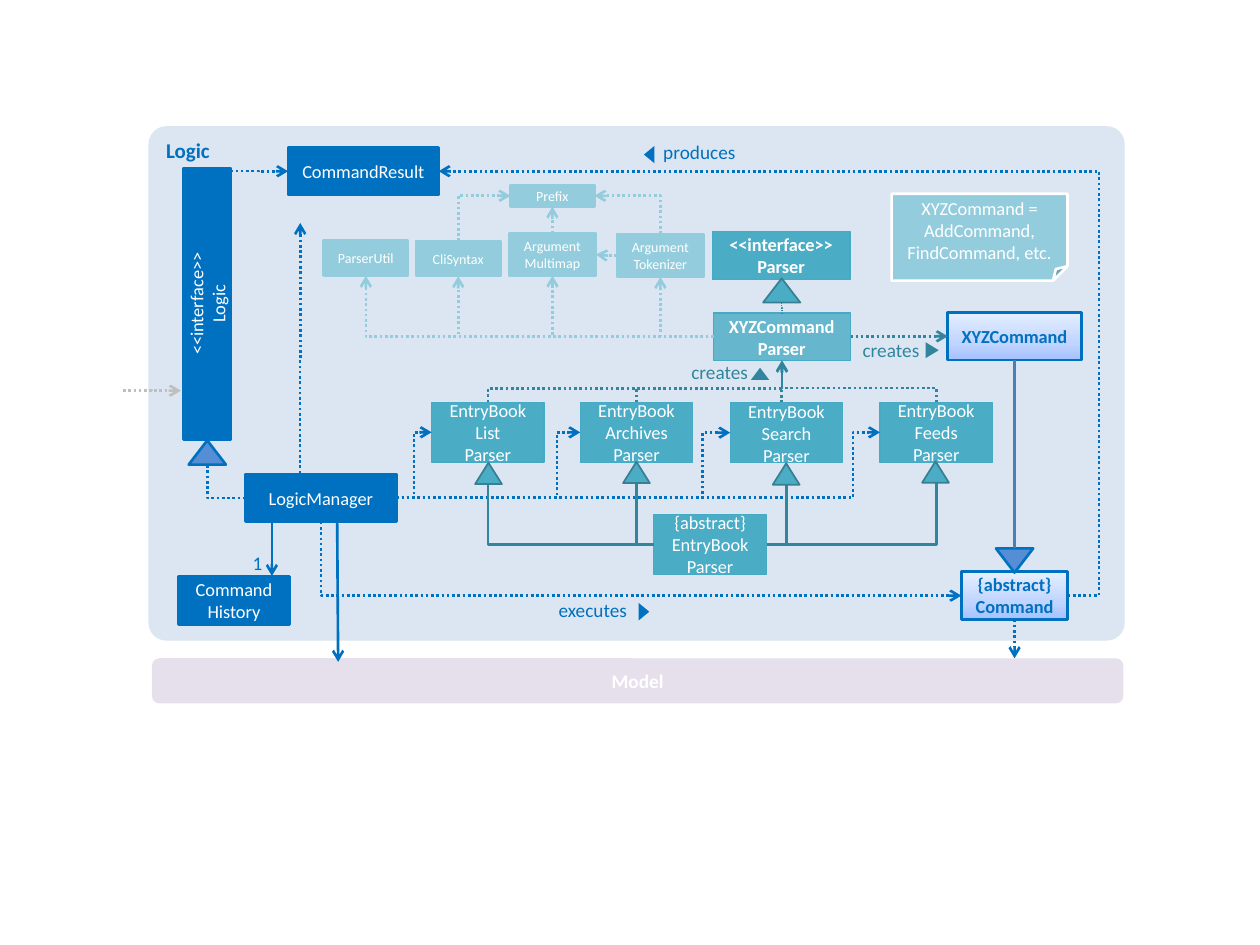
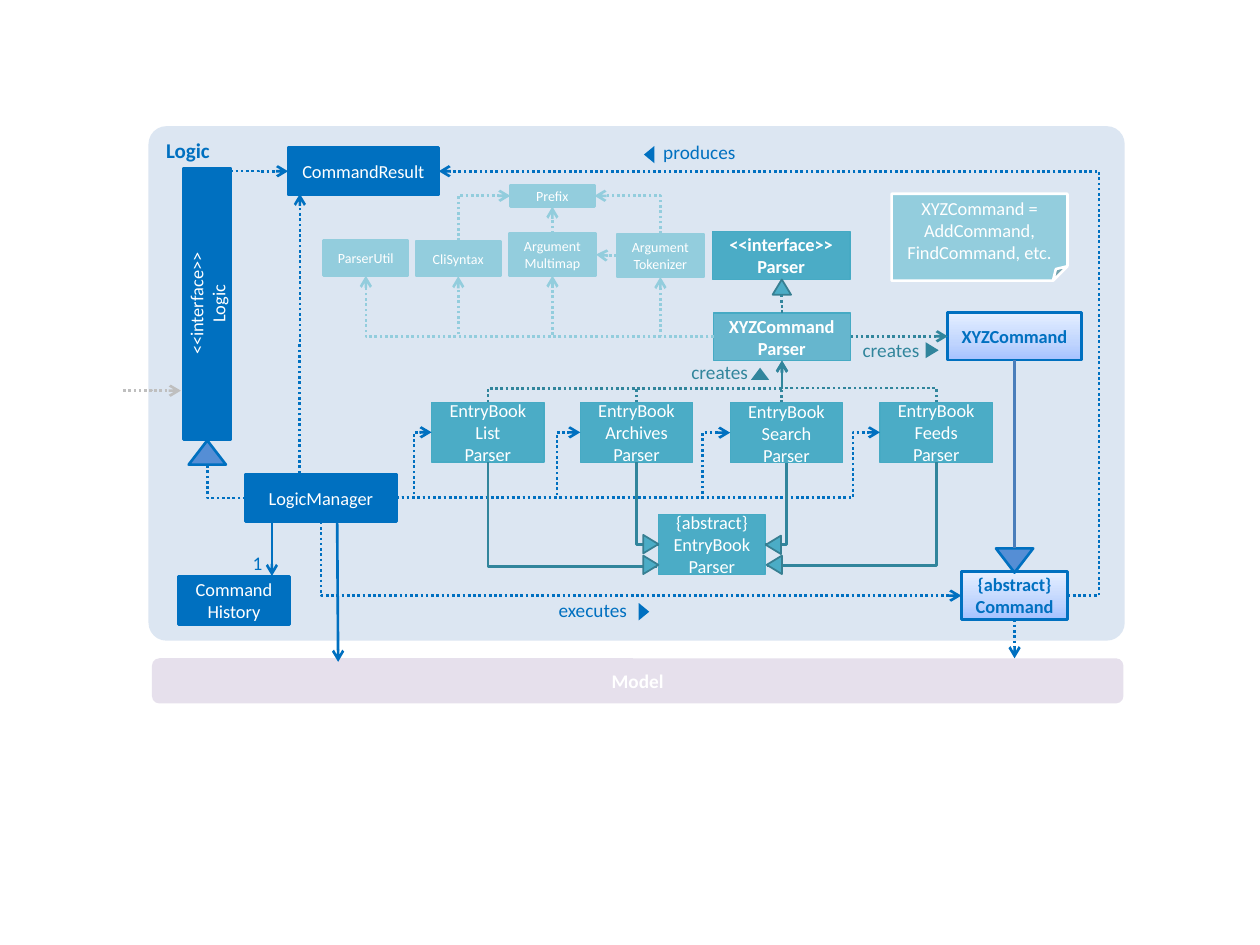
Before and after one commit to rlrh/main, a slide deck: slide 1 of docs/diagrams/LogicComponentClassDiagram.pptx. Drawn at 1260x945 pixels with LibreOffice and Linux fonts; fonts in the diff are those of the drawing. Boxes give left, top, right and bottom in pixels: in the first picture for what was removed or moved away, otherwise in the second. Text is boxed around its words. In the diff, an @@ line names an element or a change of style, - is before the commit and + after.

```diff
--- a/docs/diagrams/LogicComponentClassDiagram.pptx
+++ b/docs/diagrams/LogicComponentClassDiagram.pptx
@@ elbow arrow moved from (300, 494) - (300, 223) to (300, 494) - (300, 194) @@
@@ triangle: place and size @@
-triangle at (764,278,801,302)
+triangle at (772,280,791,295)
@@ elbow line moved from (781, 302) - (782, 312) to (782, 295) - (782, 312) @@
@@ elbow line (782, 295) - (782, 312): stroke #31859C 0.75 pt dashed to #31859C 1.5 pt dashed @@
@@ elbow arrow moved from (654, 544) - (488, 462) to (656, 567) - (488, 462) @@
@@ elbow arrow (656, 567) - (488, 462): elbow arrow to elbow line @@
@@ elbow arrow moved from (654, 544) - (636, 462) to (659, 544) - (636, 462) @@
@@ elbow arrow (659, 544) - (636, 462): elbow arrow to elbow line @@
@@ elbow arrow (765, 544) - (786, 462): elbow arrow to elbow line @@
@@ elbow arrow moved from (766, 544) - (936, 462) to (767, 566) - (936, 462) @@
@@ elbow arrow (767, 566) - (936, 462): elbow arrow to elbow line @@
@@ triangle at (643,535,658,554): rotation 0 to 90 degrees @@
@@ rectangle "{abstract} EntryBook": place and size @@
-rectangle "{abstract} EntryBook" at (654,514,766,573)
+rectangle "{abstract} EntryBook" at (659,514,765,573)
@@ triangle at (765,535,781,554): rotation 0 to 270 degrees @@
@@ triangle at (643,555,658,574): rotation 0 to 90 degrees @@
@@ triangle at (767,555,782,574): rotation 0 to 270 degrees @@
```
Also in this commit, not shown: 5 other files.
